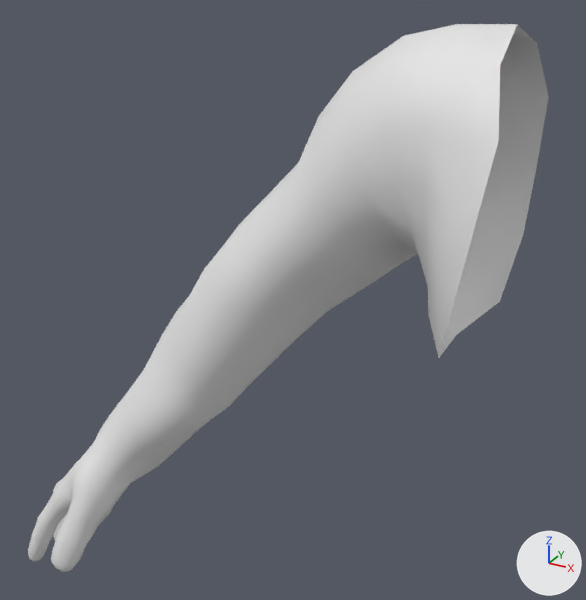
The Blender file Bodies/Bodies_Human/Bodies_Human_Males/Body_Human_Male_Normal/Body_Human_Male_Normal_ArmRight.blend: old version first, new version second.
Rendered twice from a 50 mm lens placed at (0.004, -0.595, 1.539), pointed at (-0.353, 0.055, 1.214). Every picture has the same lights, and +X, +Y and +Z are marked at lower right. The older version comes first.

The first picture shows 'Body_Human_Male_Normal_ArmRight'.
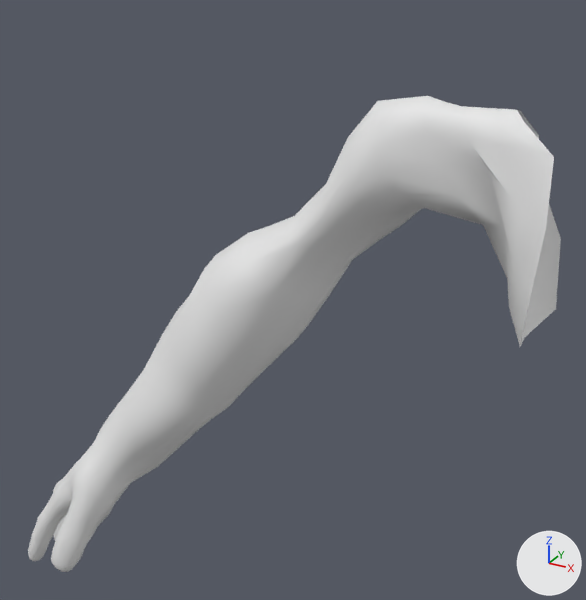
The newer file adds a shape key; the second version is drawn at full value of the shape key 'BlendShape_Sleeves_RolledUp' of 'Body_Human_Male_Normal_ArmRight', and the change is written as the vertex moves it makes.

The change, as a list of edits to the scene's bpy script:
```text
Change me_body_human_male_normal_armright:
    used by ob_body_human_male_normal_armright; location = (0.0, 0.0, 0.0)
    remove me_body_human_male_normal_armright.from_pydata(...)  # 765 vertices, 809 faces; spans x -0.676..-0.13, y -0.091..0.102, z 0.821..1.487
    add me_body_human_male_normal_armright.from_pydata(...)  # 765 vertices, 809 faces; spans x -0.676..-0.099, y -0.091..0.09, z 0.821..1.431
    me_body_human_male_normal_armright part 1: 108 of 765 vertices moved; they spanned x -0.387..-0.13, y -0.091..0.102, z 1.227..1.487 and now span x -0.378..-0.099, y -0.049..0.061, z 1.237..1.431; mean shift (0.012, 0.0, -0.001); largest move (-0.178, -0.048, 1.277) -> (-0.122, -0.028, 1.289)
```

What differs and where, as boxes [x1, y1, x2, y2] in the pictures (586 x 600 px; the box of a moved part takes in the faces that stretch with it):
'Body_Human_Male_Normal_ArmRight', reshaped (13% shorter)
    before: [28, 24, 549, 572]
    after: [28, 96, 561, 572]
part 1 of me_body_human_male_normal_armright, moved or reshaped
    before: [214, 24, 549, 357]
    after: [214, 96, 561, 346]
